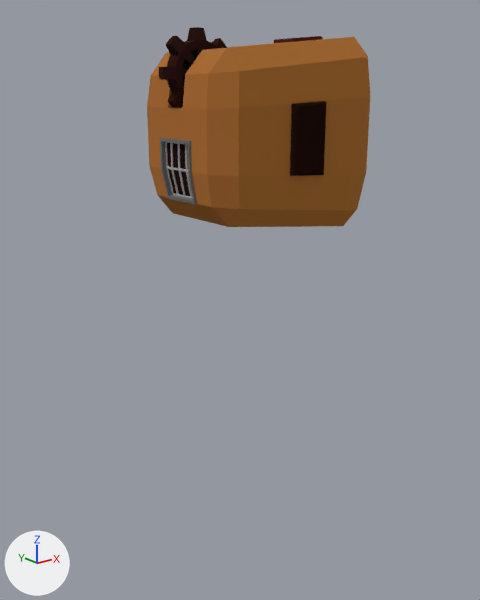
Before and after pictures for a commit that changed the Blender file Assets/EnemyModel/BumperModel_4.blend.
Both versions are drawn from a 50 mm camera at (-4.65, -5.56, 1.44) aimed at (-0.2, 0.01, -0.79). Every picture has the same lights, and +X, +Y and +Z are marked at lower left.

Script lines for the objects in view, before the commit:
```python
me_cylinder = bpy.data.meshes.new('Cylinder')
me_cylinder.from_pydata(...)  # 794 vertices, 766 faces; spans x -1.4..5.8, y -5.2..1.4, z -10.8..10.8
me_cylinder.materials.append(mat_bumpermaterial)  # picture img_steampunk_grey_pallette_png
ob_cylinder = bpy.data.objects.new('Cylinder', me_cylinder)
ob_cylinder.location = (-0.73, 0.0, 1.61)
ob_cylinder.rotation_euler = (1.571, 0.0, 0.0)  # degrees (90, 0, 0)
ob_cylinder.scale = (0.303, 0.303, 0.0797)
```
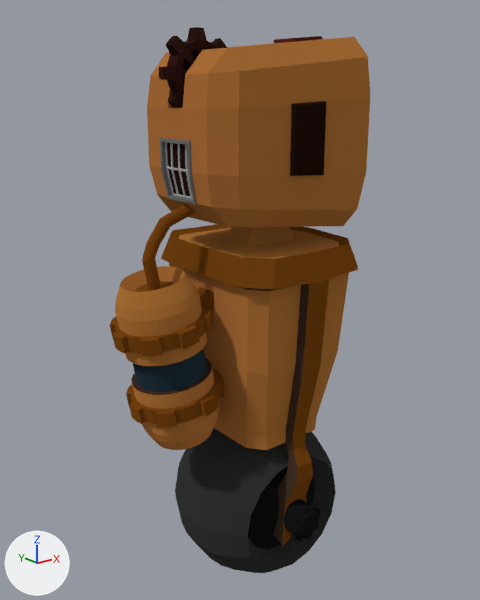
The newer file is also turned or shifted as a whole; pictures and numbers use the older file's frame.

Changed parts and their boxes (x1, y1, x2, y2) in the pictures (480 x 600 px):
'Cube', added (brown)
    after: (161, 224, 359, 546)
'Cylinder.001', added (brown)
    after: (110, 204, 225, 450)
'Sphere', added (black)
    after: (175, 428, 336, 573)

Patch to the scene script:
```diff
--- a/Assets/EnemyModel/BumperModel_4.blend.py
+++ b/Assets/EnemyModel/BumperModel_4.blend.py
@@ me_cube_004 @@
+me_cube_004.from_pydata(...)  # 309 vertices, 290 faces; spans x -0.258..0.346, y -0.28..0.28, z -0.661..0.408
+me_cube_004.materials.append(mat_bumpermaterial)  # picture img_steampunk_grey_pallette_png
@@ me_sphere @@
+me_sphere.from_pydata(...)  # 530 vertices, 544 faces; spans x -1.0..1.0, y -1.0..1.0, z -0.98..0.98
+me_sphere.materials.append(mat_bumpermaterial)  # picture img_steampunk_grey_pallette_png
@@ me_cylinder_001 @@
+me_cylinder_001.from_pydata(...)  # 1056 vertices, 1026 faces; spans x -1.22..1.7, y -1.22..1.22, z -1.39..2.34
+me_cylinder_001.materials.append(mat_bumpermaterial)  # picture img_steampunk_grey_pallette_png
@@ ob_cube @@
+ob_cube = bpy.data.objects.new('Cube', me_cube_004)
+ob_cube.location = (-0.03, 0.0, -1.25)
+ob_cube.scale = (2.86, 3.53, 3.53)
@@ ob_sphere @@
+ob_sphere = bpy.data.objects.new('Sphere', me_sphere)
+ob_sphere.location = (0.04, 0.0, -3.29)
+ob_sphere.rotation_euler = (1.571, 0.0, 0.0)  # degrees (90, 0, 0)
@@ ob_cylinder_001 @@
+ob_cylinder_001 = bpy.data.objects.new('Cylinder.001', me_cylinder_001)
+ob_cylinder_001.location = (-1.16, 0.0, -1.25)
+ob_cylinder_001.rotation_euler = (0.0, -0.175, 0.0)  # degrees (0, -10, 0)
+ob_cylinder_001.scale = (0.432, 0.432, 0.664)
```
